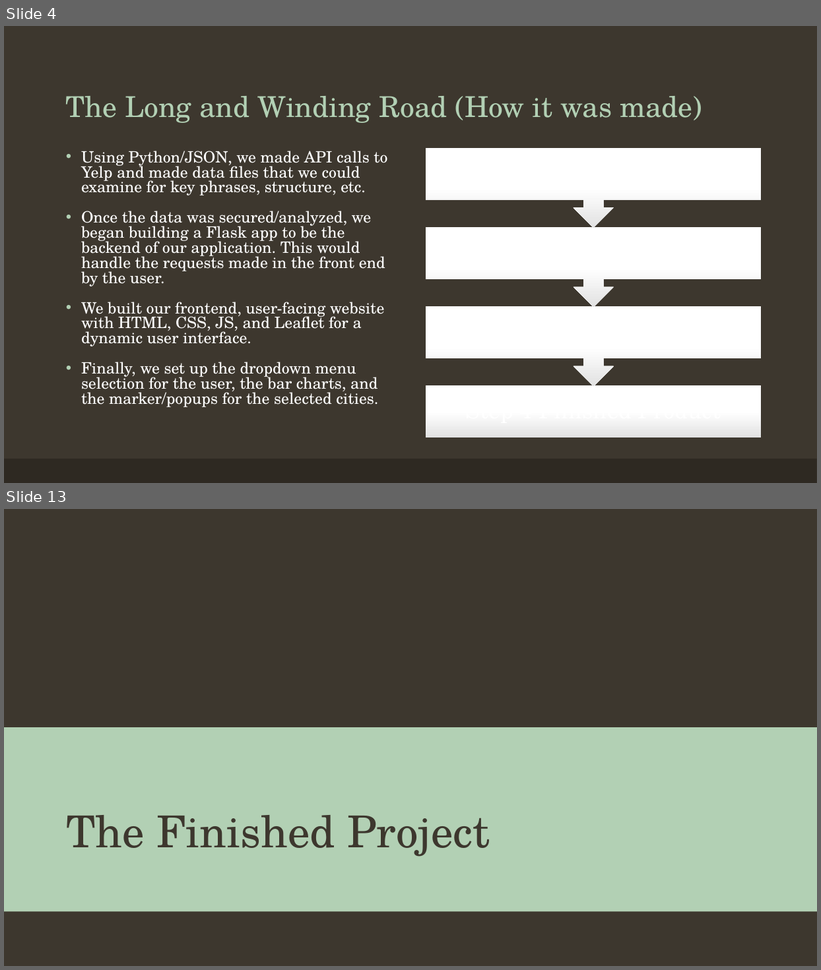
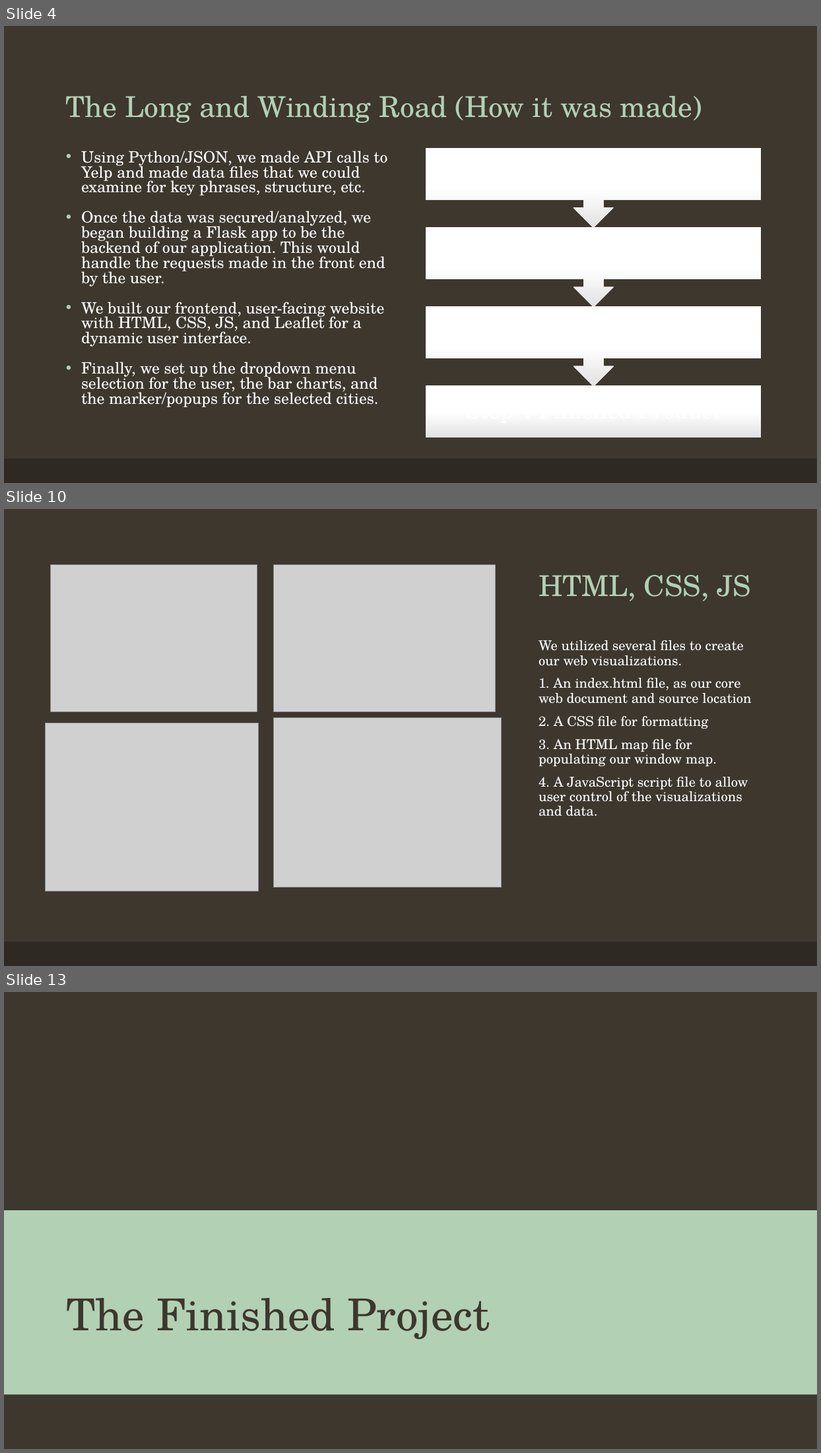
Before and after one commit to hannahdoby/project-3, a slide deck: YelpForTravelHelp.pptx. Shown one above the other, each under a label of ours: slides 4 and 13 before the commit, slides 4, 10 and 13 after it; the slides between them are not shown. The pictures are 821x970 and 821x1453 pixels, drawn with LibreOffice and Linux fonts; fonts in the diff are those of the drawing; grey boxes stand for pictures; background and template pictures are left out. Boxes give left, top, right and bottom in pixels: in the first picture for what was removed or moved away, otherwise in the second. Text is boxed around its words. In the diff, an @@ line names an element or a change of style, - is before the commit and + after.

```diff
--- a/YelpForTravelHelp.pptx
+++ b/YelpForTravelHelp.pptx
@@ slide 10 added at [4, 509, 817, 966], background #3D372E; not listed: 1 template element that a slide beside it also shows @@
@@ picture added at [51, 565, 257, 712] @@
@@ picture added at [274, 565, 496, 712] @@
@@ title added at [539, 575, 751, 601], 34 pt, text #B2D0B4 @@
+HTML, CSS, JS
@@ text added at [539, 640, 751, 817], 16 pt, text #FFFFFF @@
+We utilized several files to create our web visualizations.
+1. An index.html file, as our core web document and source location
+2. A CSS file for formatting
+3. An HTML map file for populating our window map.
+4. A JavaScript script file to allow user control of the visualizations and data.
@@ picture added at [45, 723, 258, 891] @@
@@ picture added at [274, 718, 502, 888] @@
```
Also in this commit, not shown: 4 slides changed, 4 other slides added, 5 slides removed.
